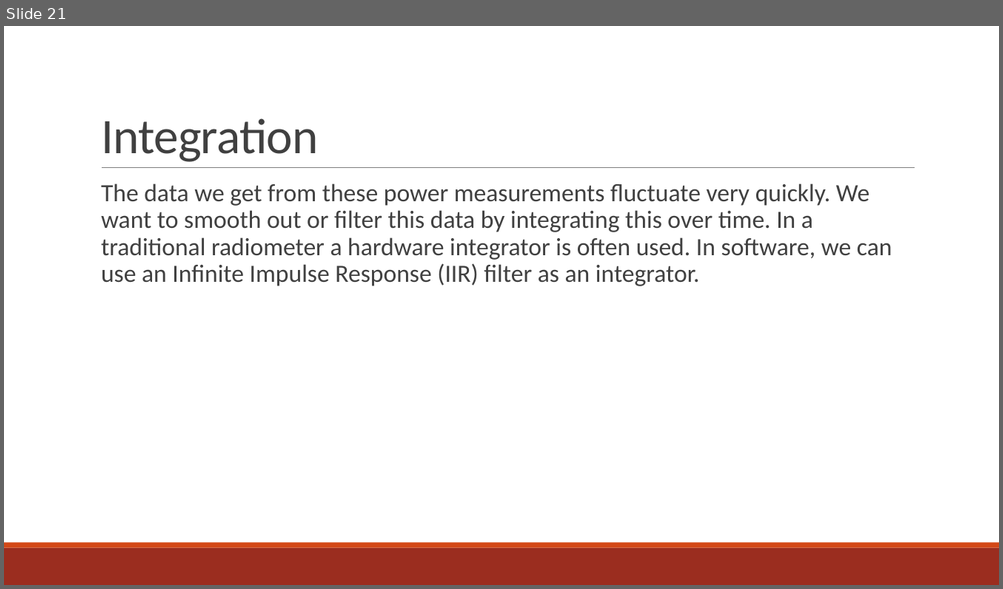
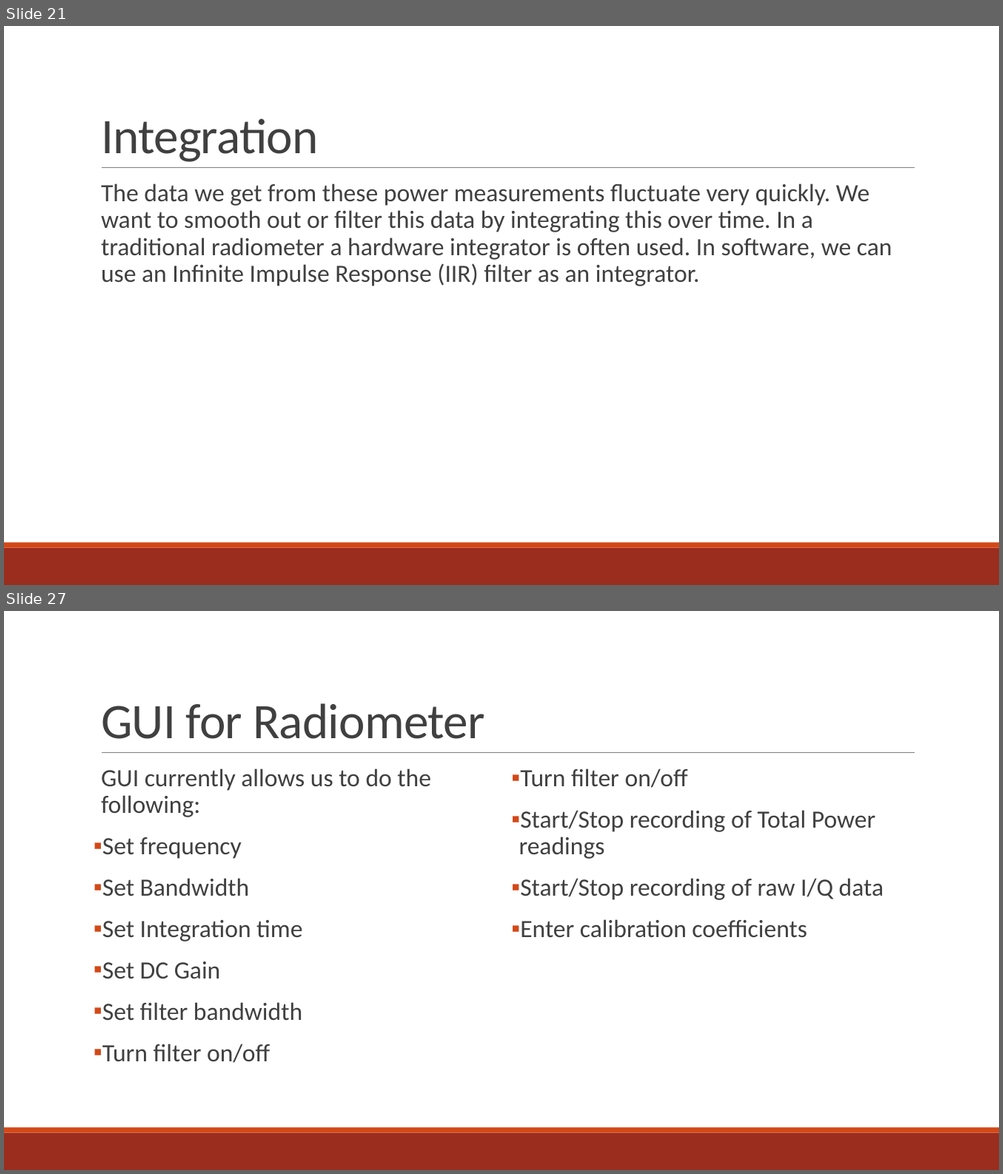
Before and after one commit to matgyver/Radiometer-SDR-Thesis, a slide deck: Presentation/Final Oral Presentation.pptx. Shown one above the other, each under a label of ours: slide 21 before the commit, slides 21 and 27 after it; the slides between them are not shown. The pictures are 1003x589 and 1003x1174 pixels, drawn with LibreOffice and Linux fonts; fonts in the diff are those of the drawing. Boxes give left, top, right and bottom in pixels: in the first picture for what was removed or moved away, otherwise in the second. Text is boxed around its words. In the diff, an @@ line names an element or a change of style, - is before the commit and + after.

```diff
--- a/Presentation/Final Oral Presentation.pptx
+++ b/Presentation/Final Oral Presentation.pptx
@@ slide 27 added at (4,611,999,1170), background #FFFFFF; not listed: 3 template elements that a slide beside it also shows @@
@@ title added at (101,703,485,739), 48 pt, text #404040 @@
+GUI for Radiometer
@@ text added at (101,769,431,1063), 24 pt, text #404040 @@
+  GUI currently allows us to do the following:
+▪ Set frequency
+▪ Set Bandwidth
+▪ Set Integration time
+▪ Set DC Gain
+▪ Set filter bandwidth
+▪ Turn filter on/off
@@ text added at (519,769,883,938), 24 pt, text #404040 @@
+▪ Turn filter on/off
+▪ Start/Stop recording of Total Power readings
+▪ Start/Stop recording of raw I/Q data
+▪ Enter calibration coefficients
```
Also in this commit, not shown: 14 other slides added.
